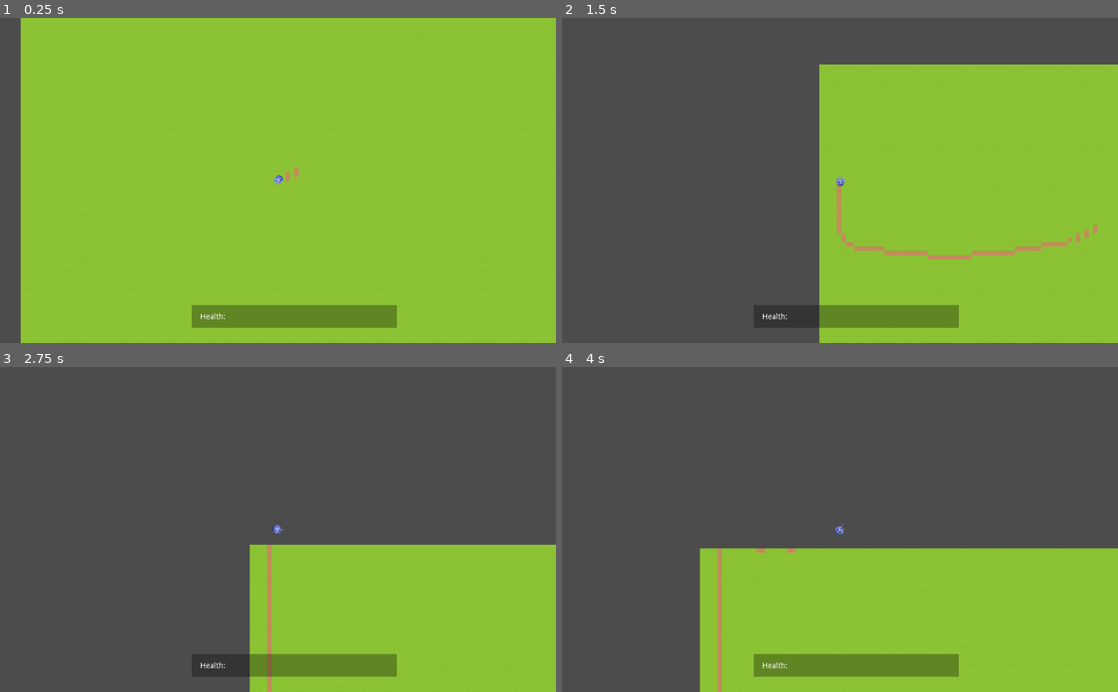
Above: before the commit, frames 1-4 (two rows, left to right).
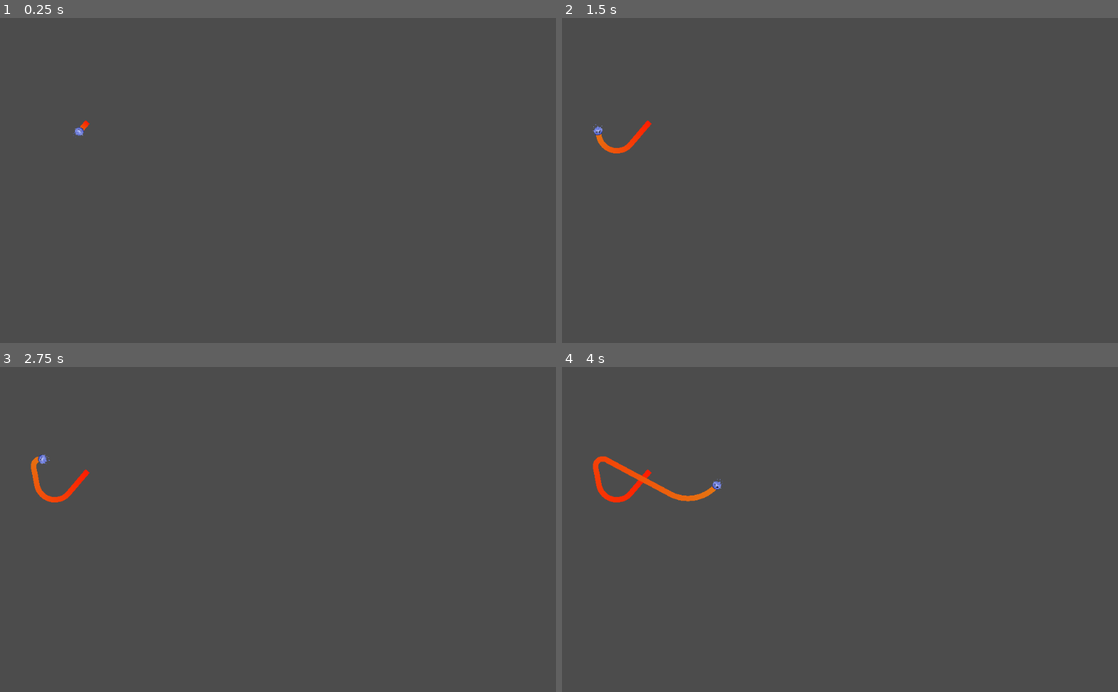
Above: after the commit, the same moments.

Repository: nrkroeker/wildfire
Game: Godot game, scene res://Main.tscn
Two runs of this game, one before a commit and one after it. Both use one fixed random seed, a clock stepped at 60 frames per second and the inputs below.
Inputs:
- Up to frame 1 (0.25 s): no input
- Up to frame 2 (1.5 s): hold Right (ui_right) 0.53-1.28 s; hold Down (ui_down) from 1.28 s (still down)
- Up to frame 3 (2.75 s): release Down (ui_down) at 2.03 s; hold Right (ui_right) from 2.03 s (still down)
- Up to frame 4 (4 s): release Right (ui_right) at 2.78 s; hold Up (ui_up) 2.78-3.53 s; hold Left (ui_left) from 3.53 s (still down)

The runs differ from the first frame. In frame 1, 96% of the frame differs, in the area x 3-100%, y 0-100%; in frame 2, 46%; in frame 3, 25%; in frame 4, 34%.

Commit message:
Draw path without tiles

Diff:
--- a/godot/Main.gd
+++ b/godot/Main.gd
@@ -6,22 +6,26 @@
 
 enum Tile { Dirt, Road, Grass }
 
-onready var tile_map = $Map/TileMap
+
+var trail_scene = preload("res://actors/Trail.tscn")
 
 var map = []
 
-func _ready():
-	randomize()
-	build_level()
+# func _ready():
+	# randomize()
+	# build_level()
 
-func build_level():
-	tile_map.clear()
-	for x in range(LEVEL_SIZE.x):
-		map.append([])
-		for y in range(LEVEL_SIZE.y):
-			map[x].append(Tile.Grass)
-			tile_map.set_cell(x, y, Tile.Grass)
+#func build_level():
+#	tile_map.clear()
+#	for x in range(LEVEL_SIZE.x):
+#		map.append([])
+#		for y in range(LEVEL_SIZE.y):
+#			var type = Tile.Grass
+#			if x == 0 or x == (LEVEL_SIZE.x - 2) or y == 0 or y == (LEVEL_SIZE.y - 2):
+#				type = Tile.Road
+#			map[x].append(type)
+#			tile_map.set_cell(x, y, type)
 
-func set_tile(x, y, type):
-	map[x][y] = type
-	tile_map.set_cell(x, y, type)
+#func set_tile(x, y, type):
+#	map[x][y] = type
+#	tile_map.set_cell(x, y, type)
--- a/godot/Main.tscn
+++ b/godot/Main.tscn
@@ -1,36 +1,16 @@
-[gd_scene load_steps=4 format=2]
+[gd_scene load_steps=3 format=2]
 
 [ext_resource path="res://Main.gd" type="Script" id=1]
-[ext_resource path="res://map/Map.tscn" type="PackedScene" id=2]
-[ext_resource path="res://actors/Flame.tscn" type="PackedScene" id=3]
+[ext_resource path="res://actors/Character.tscn" type="PackedScene" id=2]
 
-[node name="Main" type="Node2D"]
+[node name="Main" type="Node2D" groups=[
+"Trails",
+]]
 script = ExtResource( 1 )
+__meta__ = {
+"_edit_horizontal_guides_": [ 430.523 ],
+"_edit_vertical_guides_": [ 1024.16 ]
+}
 
-[node name="Map" parent="." instance=ExtResource( 2 )]
-position = Vector2( 1, 0 )
-
-[node name="Flame" parent="." instance=ExtResource( 3 )]
-position = Vector2( 512.405, 300.625 )
-z_index = 1
-speed = 50
-
-[node name="Camera2D" type="Camera2D" parent="Flame"]
-current = true
-
-[node name="CanvasLayer" type="CanvasLayer" parent="."]
-
-[node name="ColorRect" type="ColorRect" parent="CanvasLayer"]
-margin_left = 352.756
-margin_top = 530.485
-margin_right = 392.756
-margin_bottom = 541.485
-rect_scale = Vector2( 9.45001, 3.79424 )
-color = Color( 0, 0, 0, 0.313726 )
-
-[node name="Label" type="Label" parent="CanvasLayer"]
-margin_left = 368.975
-margin_top = 545.152
-margin_right = 414.975
-margin_bottom = 559.152
-text = "Health:"
+[node name="Character" parent="." instance=ExtResource( 2 )]
+position = Vector2( 161.327, 192.009 )
--- /dev/null
+++ b/godot/actors/Character.tscn
@@ -0,0 +1,11 @@
+[gd_scene load_steps=3 format=2]
+
+[ext_resource path="res://actors/Flame.tscn" type="PackedScene" id=1]
+[ext_resource path="res://actors/Trail.tscn" type="PackedScene" id=2]
+
+[node name="Character" type="Node2D"]
+
+[node name="Flame" parent="." instance=ExtResource( 1 )]
+z_index = 1
+
+[node name="Trail" parent="." instance=ExtResource( 2 )]
--- a/godot/actors/Flame.gd
+++ b/godot/actors/Flame.gd
@@ -11,27 +11,32 @@
 var rotation_dir = 0
 var screen_size
 var last_position
+var current_trail
+
+onready var character = get_parent()
 
 # Called when the node enters the scene tree for the first time.
 func _ready():
 	randomize()
 	screen_size = get_viewport_rect().size
-	position = Vector2(screen_size.x / 2, screen_size.y / 2)
+	# position = Vector2(screen_size.x / 2, screen_size.y / 2)
+	velocity = Vector2(speed, 0)
 	rotation_dir = deg2rad(rand_range(0, 360))
 	rotate(rotation_dir)
 
-func _process(delta):
+#func _process(delta):
 	# Check if last position is no longer in the same cell as this one
-	if last_position:
-		var is_in_last_cell = $"../Map/TileMap"._is_same_cell(position, last_position)
-		print(is_in_last_cell)
-		if !is_in_last_cell:
-			$"../Map/TileMap"._burn_tile(last_position)
-			last_position = position
-	else:
-		last_position = position
+	#if last_position:
+	#	var is_in_last_cell = $"../Map/TileMap"._is_same_cell(position, last_position)
+	#	print(is_in_last_cell)
+	#	if !is_in_last_cell:
+	#		$"../Map/TileMap"._burn_tile(last_position)
+	#		last_position = position
+	#else:
+	#	last_position = position
 
 func _physics_process(delta):
+	character.get_node('Trail')._lengthen(position)
 	_check_inputs(delta)
 	velocity = Vector2(current_speed, 0).rotated(rotation)
 	move_and_slide(velocity)
--- a/godot/actors/Flame.tscn
+++ b/godot/actors/Flame.tscn
@@ -40,5 +40,5 @@
 scale = Vector2( 0.05, 0.05 )
 frames = SubResource( 2 )
 animation = "idle"
-frame = 6
+frame = 8
 playing = true
--- a/godot/map/Map.gd
+++ b/godot/actors/Trail.gd
@@ -8,8 +8,8 @@
 func _ready():
 	pass # Replace with function body.
 
-func get_tile(position):
-	var 	print($"../Map/TileMap".get_cellv(world_to_map(position)))
+func _lengthen(position):
+	$Points.add_point(position)
 
 # Called every frame. 'delta' is the elapsed time since the previous frame.
 #func _process(delta):
--- /dev/null
+++ b/godot/actors/Trail.tscn
@@ -0,0 +1,14 @@
+[gd_scene load_steps=3 format=2]
+
+[ext_resource path="res://actors/Trail.gd" type="Script" id=1]
+
+[sub_resource type="Gradient" id=1]
+colors = PoolColorArray( 1, 0.113725, 0, 1, 0.902344, 0.460406, 0.0704601, 1 )
+
+[node name="Trail" type="Node2D"]
+script = ExtResource( 1 )
+
+[node name="Points" type="Line2D" parent="."]
+default_color = Color( 0.827451, 0.180392, 0.054902, 1 )
+gradient = SubResource( 1 )
+texture_mode = 1865298807
--- a/godot/map/Map.tscn
+++ /dev/null
@@ -1,14 +0,0 @@
-[gd_scene load_steps=3 format=2]
-
-[ext_resource path="res://map/Tileset/MapTileset.tres" type="TileSet" id=1]
-[ext_resource path="res://map/TileMap.gd" type="Script" id=2]
-
-[node name="Map" type="Node2D"]
-
-[node name="TileMap" type="TileMap" parent="."]
-position = Vector2( -1, 0 )
-tile_set = ExtResource( 1 )
-cell_size = Vector2( 8, 8 )
-collision_use_kinematic = true
-format = 1
-script = ExtResource( 2 )
--- a/godot/map/TileMap.gd
+++ /dev/null
@@ -1,26 +0,0 @@
-extends TileMap
-
-# Declare member variables here. Examples:
-# var a = 2
-# var b = "text"
-
-# Called when the node enters the scene tree for the first time.
-func _ready():
-	pass # Replace with function body.
-
-func _is_same_cell(position_a, position_b):
-	var map_pos_a = world_to_map(position_a)
-	var map_pos_b = world_to_map(position_b)
-	print(map_pos_a, map_pos_b)
-	return map_pos_a.distance_to(map_pos_b) == 0
-
-func _burn_tile(position):
-	var map_position = world_to_map(position)
-	var current_tile_type = get_cellv(map_position)
-	if current_tile_type == self.tile_set.find_tile_by_name("Grass"):
-		set_cellv(map_position, self.tile_set.find_tile_by_name("Dirt"))
-
-
-# Called every frame. 'delta' is the elapsed time since the previous frame.
-#func _process(delta):
-#	pass
--- a/godot/map/Tileset/MapTileset.tres
+++ /dev/null
@@ -1,52 +0,0 @@
-[gd_resource type="TileSet" load_steps=5 format=2]
-
-[ext_resource path="res://assets/tiles/rpgTile024.png" type="Texture" id=1]
-[ext_resource path="res://assets/tiles/rpgTile061.png" type="Texture" id=2]
-[ext_resource path="res://assets/tiles/rpgTile019.png" type="Texture" id=3]
-
-[sub_resource type="RectangleShape2D" id=1]
-extents = Vector2( 12.653, 12.6063 )
-
-[resource]
-0/name = "Dirt"
-0/texture = ExtResource( 1 )
-0/tex_offset = Vector2( 0, 0 )
-0/modulate = Color( 1, 1, 1, 1 )
-0/region = Rect2( 0, 0, 8, 8 )
-0/tile_mode = 0
-0/occluder_offset = Vector2( 12.5, 12.5 )
-0/navigation_offset = Vector2( 12.5, 12.5 )
-0/shapes = [ {
-"autotile_coord": Vector2( 0, 0 ),
-"one_way": false,
-"one_way_margin": 1.0,
-"shape": SubResource( 1 ),
-"shape_transform": Transform2D( 1, 0, 0, 1, 12.5, 12.5 )
-} ]
-0/z_index = 0
-1/name = "Road"
-1/texture = ExtResource( 2 )
-1/tex_offset = Vector2( 0, 0 )
-1/modulate = Color( 1, 1, 1, 1 )
-1/region = Rect2( 0, 0, 8, 8 )
-1/tile_mode = 0
-1/occluder_offset = Vector2( 12.5, 12.5 )
-1/navigation_offset = Vector2( 12.5, 12.5 )
-1/shapes = [ {
-"autotile_coord": Vector2( 0, 0 ),
-"one_way": false,
-"one_way_margin": 1.0,
-"shape": SubResource( 1 ),
-"shape_transform": Transform2D( 1, 0, 0, 1, 12.5, 12.5 )
-} ]
-1/z_index = 0
-2/name = "Grass"
-2/texture = ExtResource( 3 )
-2/tex_offset = Vector2( 0, 0 )
-2/modulate = Color( 1, 1, 1, 1 )
-2/region = Rect2( 0, 0, 8, 8 )
-2/tile_mode = 0
-2/occluder_offset = Vector2( 12.5, 12.5 )
-2/navigation_offset = Vector2( 12.5, 12.5 )
-2/shapes = [  ]
-2/z_index = 0
--- a/godot/map/Tileset/MapTileset.tscn
+++ /dev/null
@@ -1,48 +0,0 @@
-[gd_scene load_steps=5 format=2]
-
-[ext_resource path="res://assets/tiles/rpgTile024.png" type="Texture" id=1]
-[ext_resource path="res://assets/tiles/rpgTile061.png" type="Texture" id=2]
-[ext_resource path="res://assets/tiles/rpgTile019.png" type="Texture" id=3]
-
-[sub_resource type="RectangleShape2D" id=2]
-extents = Vector2( 12.653, 12.6063 )
-
-[node name="root" type="Node2D"]
-__meta__ = {
-"_edit_horizontal_guides_": [ 24.8148 ],
-"_edit_vertical_guides_": [ 12.1111 ]
-}
-
-[node name="Dirt" type="Sprite" parent="."]
-visible = false
-scale = Vector2( 0.5, 0.5 )
-texture = ExtResource( 1 )
-region_enabled = true
-region_rect = Rect2( 0, 0, 25, 25 )
-
-[node name="StaticBody2D" type="StaticBody2D" parent="Dirt"]
-visible = false
-
-[node name="CollisionShape2D" type="CollisionShape2D" parent="Dirt/StaticBody2D"]
-visible = false
-shape = SubResource( 2 )
-
-[node name="Road" type="Sprite" parent="."]
-visible = false
-scale = Vector2( 0.5, 0.5 )
-texture = ExtResource( 2 )
-region_enabled = true
-region_rect = Rect2( 0, 0, 25, 25 )
-
-[node name="StaticBody2D" type="StaticBody2D" parent="Road"]
-visible = false
-
-[node name="CollisionShape2D" type="CollisionShape2D" parent="Road/StaticBody2D"]
-visible = false
-shape = SubResource( 2 )
-
-[node name="Grass" type="Sprite" parent="."]
-scale = Vector2( 0.5, 0.5 )
-texture = ExtResource( 3 )
-region_enabled = true
-region_rect = Rect2( 0, 0, 25, 25 )
